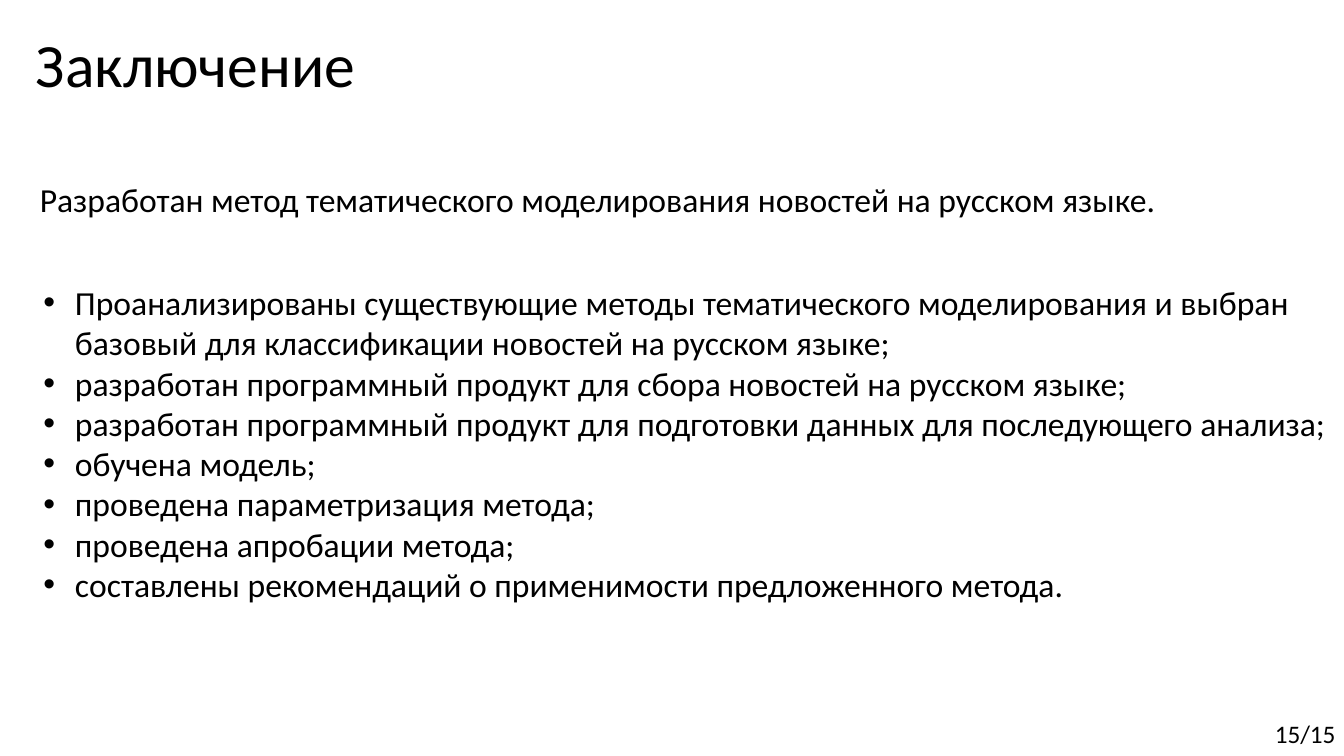
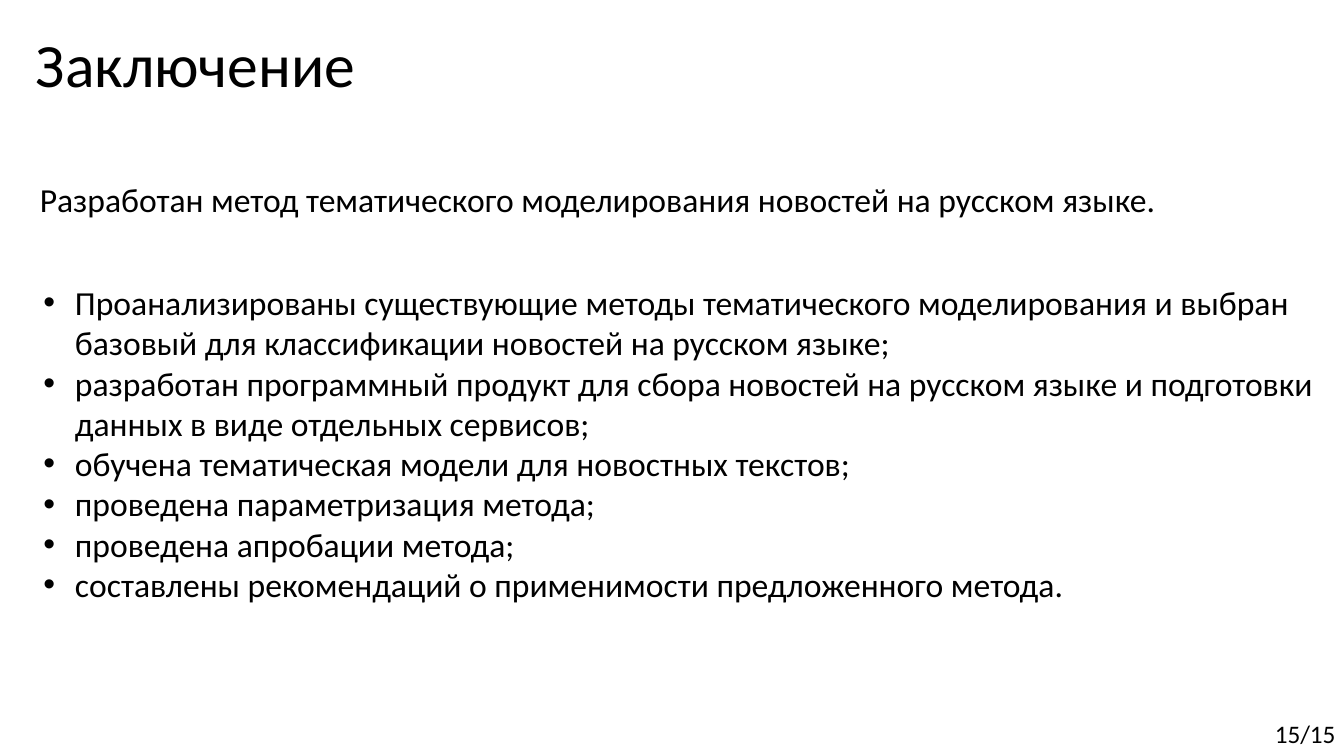
Before and after one commit to Kirmark/bachelor-qualification-work, a slide deck: slide 15 of presentation/presentation.pptx. Drawn at 1344x756 pixels with LibreOffice and Linux fonts; fonts in the diff are those of the drawing. Boxes give left, top, right and bottom in pixels: in the first picture for what was removed or moved away, otherwise in the second. Text is boxed around its words. In the diff, an @@ line names an element or a change of style, - is before the commit and + after.

```diff
--- a/presentation/presentation.pptx
+++ b/presentation/presentation.pptx
@@ text at (x1=75, y1=373, x2=1313, y2=482): text changed @@
-• разработан программный продукт для сбора новостей на русском языке;
-• разработан программный продукт для подготовки данных для последующего анализа;
-• обучена модель;
+• разработан программный продукт для сбора новостей на русском языке и подготовки данных в виде отдельных сервисов;
+• обучена тематическая модели для новостных текстов;
```
Also in this commit, not shown: 8 other slides changed, 15 other files.
